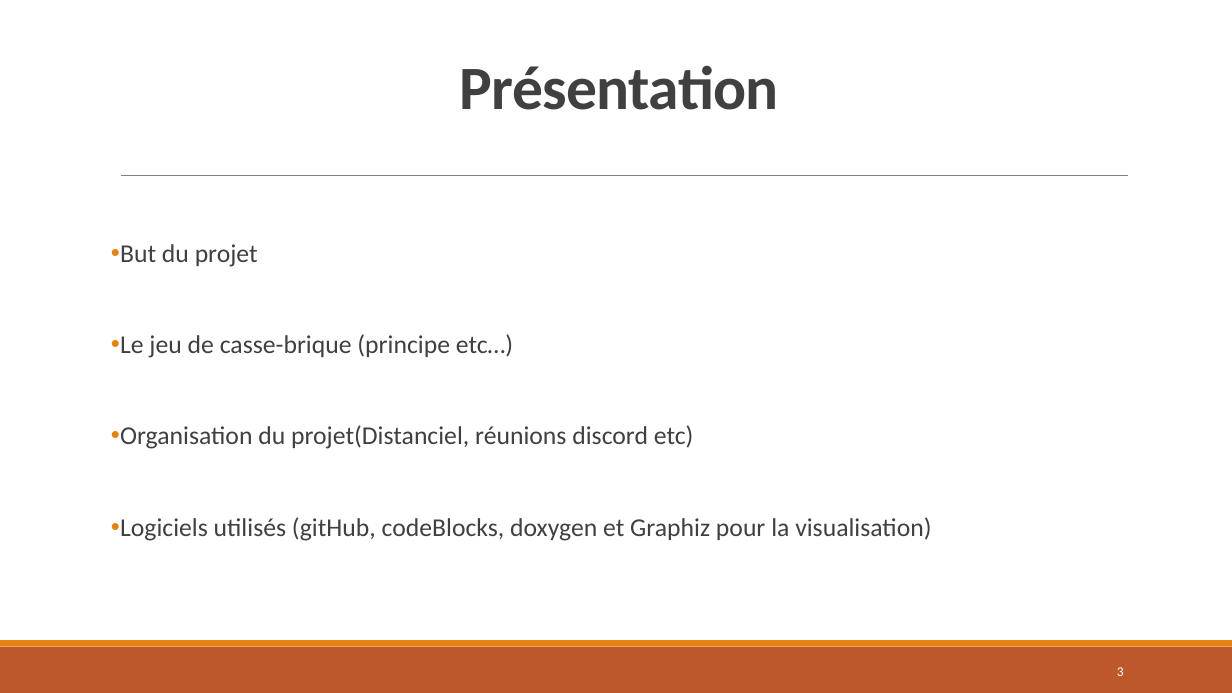
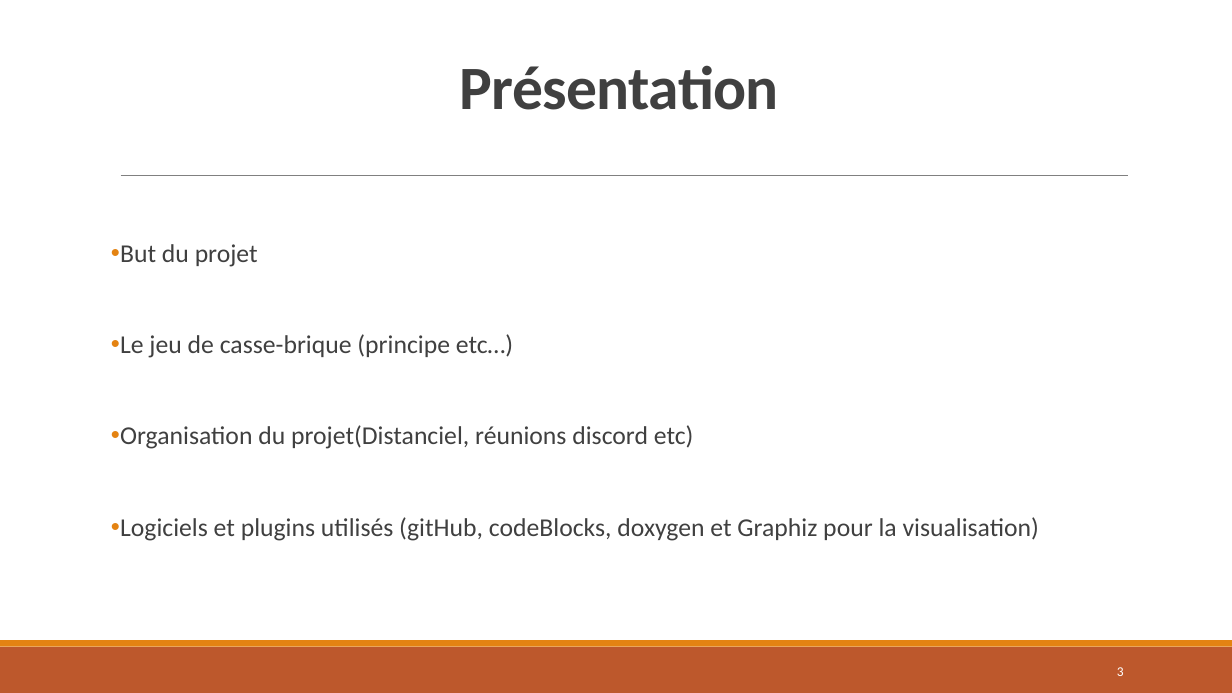
Before and after one commit to Skabran/Casse-Brique-Projet, a slide deck: slide 3 of Presentation_casse_brique.pptx. Drawn at 1232x693 pixels with LibreOffice and Linux fonts; fonts in the diff are those of the drawing. Boxes give left, top, right and bottom in pixels: in the first picture for what was removed or moved away, otherwise in the second. Text is boxed around its words. In the diff, an @@ line names an element or a change of style, - is before the commit and + after.

```diff
--- a/Presentation_casse_brique.pptx
+++ b/Presentation_casse_brique.pptx
@@ text at <box>120,517,1039,541</box>: text changed @@
-• Logiciels utilisés (gitHub, codeBlocks, doxygen et Graphiz pour la visualisation)
+• Logiciels et plugins utilisés (gitHub, codeBlocks, doxygen et Graphiz pour la visualisation)
```
Also in this commit, not shown: 5 other slides changed, 1 slide added.
